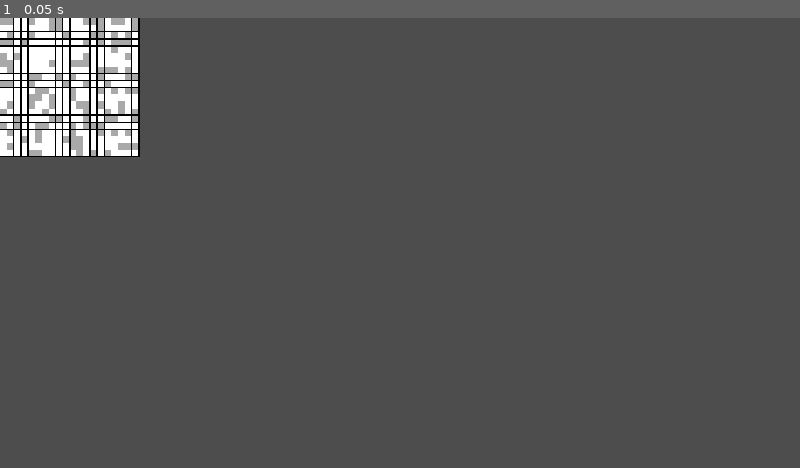
Above: before the commit, frame 1.
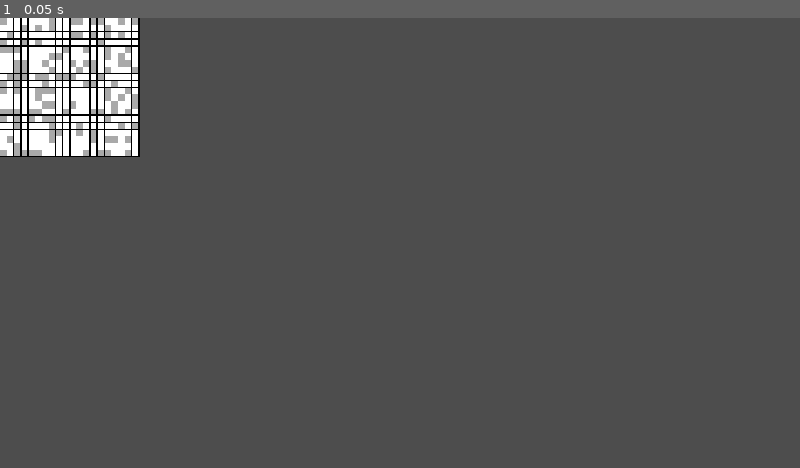
Above: after the commit, the same moment.

Repository: HugoGellida/Projet-SMA-Avanc-
Game: Godot game, scene res://node_2d.tscn
Two runs of this game, one before a commit and one after it. Both use one fixed random seed, a clock stepped at 60 frames per second and the inputs below.
Inputs:
- Up to frame 1 (0.05 s): no input

The runs differ from the first frame. In frame 1, 1.8% of the frame differs, in the area x 0-18%, y 0-31%.

Commit message:
fix: seed actually does something now (I used shuffle instead of the seed, oopsie)

Diff:
--- a/scripts/Map.gd
+++ b/scripts/Map.gd
@@ -110,8 +110,14 @@
 		for x in range(size):
 			candidates.append(Vector2i(x, y))
 
-	# 3. Mélanger les cellules
-	candidates.shuffle()
+	# 3. Mélanger les cellules avec NOTRE RNG
+	#    => le résultat dépend uniquement de `seed`
+	for i in range(candidates.size() - 1, 0, -1):
+		var j := rng.randi_range(0, i)
+
+		var temp := candidates[i]
+		candidates[i] = candidates[j]
+		candidates[j] = temp
 
 	# 4. Ajouter les obstacles progressivement
 	var target_obstacles := int(size * size * obstacle_density)
